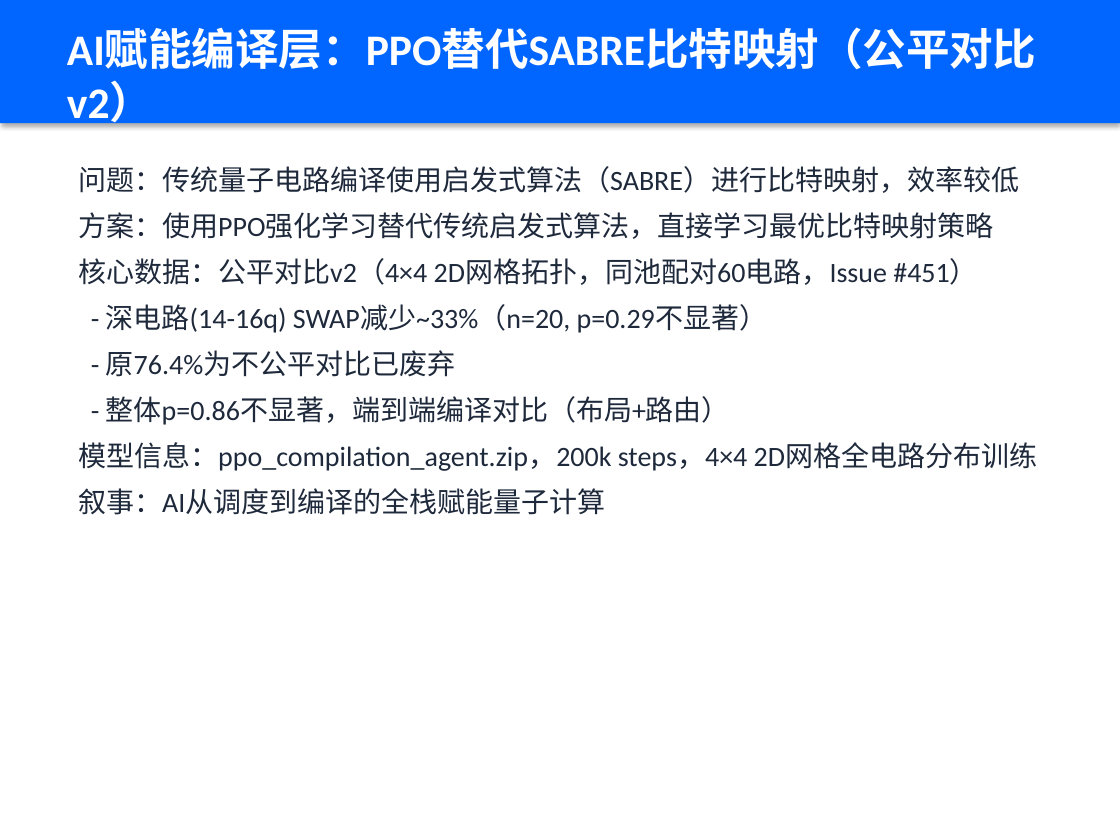
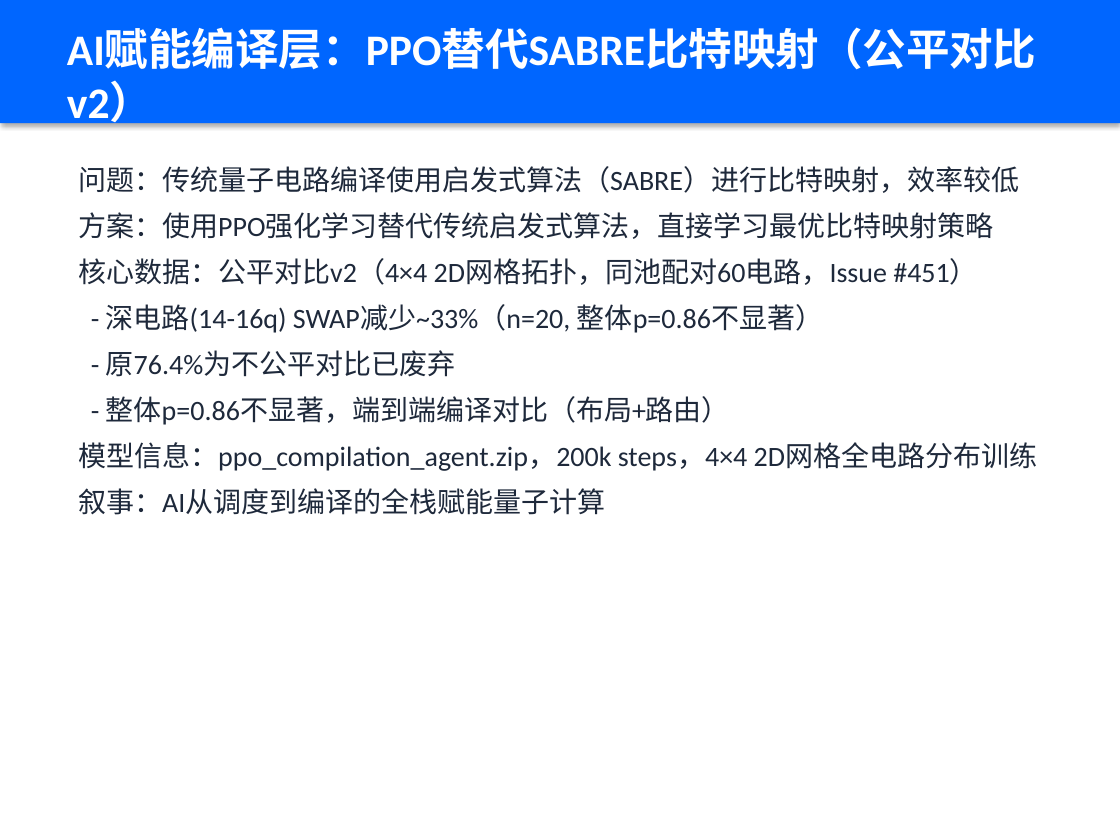
Before and after one commit to xiabai2008/quantum-rl-scheduler, a slide deck: slide 7 of deliverable_models/答辩PPT.pptx. Drawn at 1120x840 pixels with LibreOffice and Linux fonts; fonts in the diff are those of the drawing. Boxes give left, top, right and bottom in pixels: in the first picture for what was removed or moved away, otherwise in the second. Text is boxed around its words. In the diff, an @@ line names an element or a change of style, - is before the commit and + after.

```diff
--- a/deliverable_models/答辩PPT.pptx
+++ b/deliverable_models/答辩PPT.pptx
@@ text at bbox=[106, 304, 823, 333]: text changed @@
-- 深电路(14-16q) SWAP减少~33%（n=20, p=0.29不显著）
+- 深电路(14-16q) SWAP减少~33%（n=20, 整体p=0.86不显著）
```
Also in this commit, not shown: 7 other slides changed, 1 slide removed, 2 other files.
